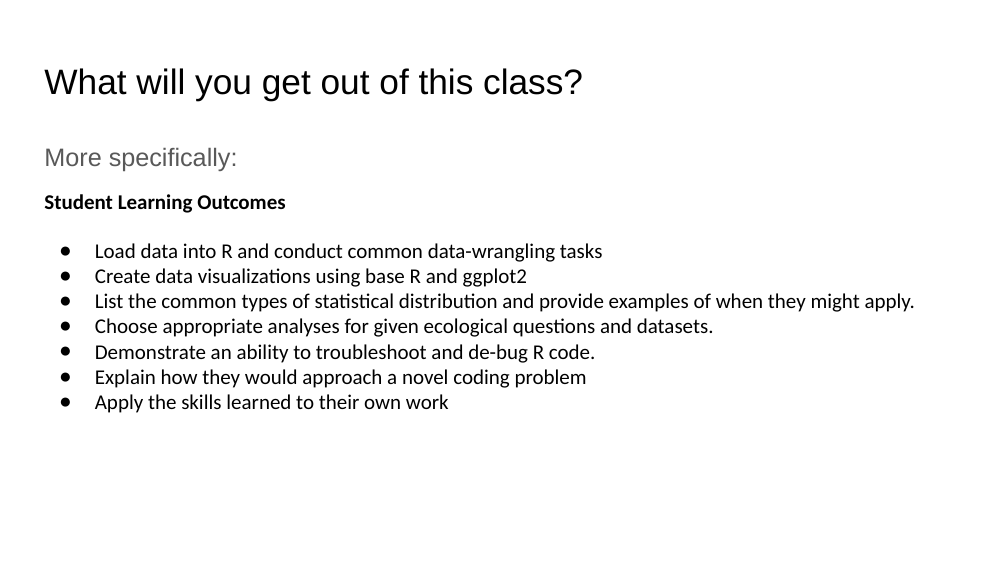
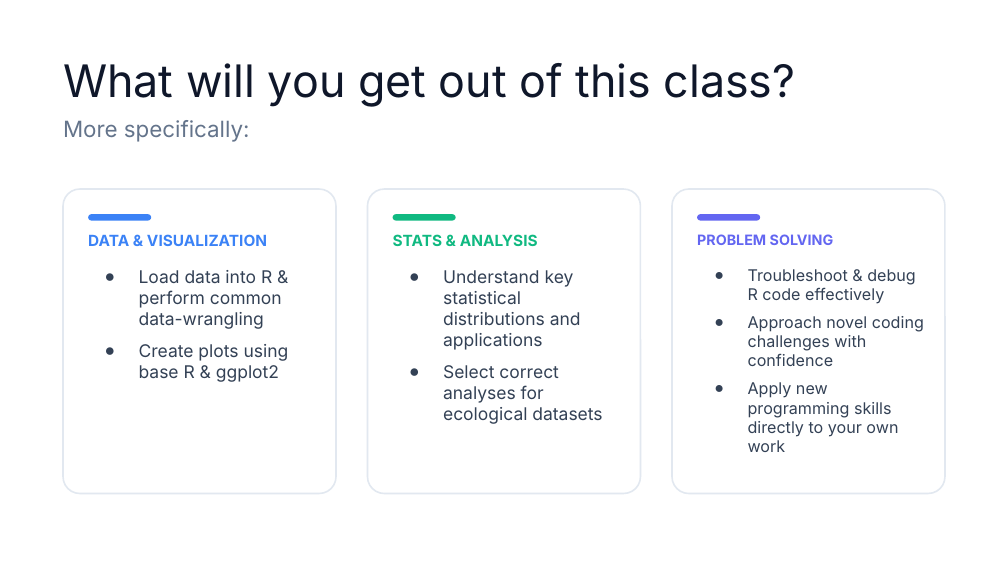
Before and after one commit to bmaitner/biometry_course, a slide deck: slide 10 of lectures/Lecture_01_course_introduction.pptx. Drawn at 1008x567 pixels with LibreOffice and Linux fonts; fonts in the diff are those of the drawing. Boxes give left, top, right and bottom in pixels: in the first picture for what was removed or moved away, otherwise in the second. Text is boxed around its words. In the diff, an @@ line names an element or a change of style, - is before the commit and + after.

```diff
--- a/lectures/Lecture_01_course_introduction.pptx
+++ b/lectures/Lecture_01_course_introduction.pptx
@@ text "What will you get out ...": place and size @@
-text "What will you get out ..." at <box>44,68,583,100</box>
+text "What will you get out ..." at <box>63,63,796,142</box>
@@ text at <box>63,63,796,107</box>: size 25.2 to 32 pt, font Arial to Inter, text colour #000000 to #0F172A in "What will you get out of this ..." @@
@@ text removed at <box>44,147,915,413</box> @@
-More specifically:
-Student Learning Outcomes
-● Load data into R and conduct common data-wrangling tasks
-● Create data visualizations using base R and ggplot2
-● List the common types of statistical distribution and provide examples of when they might apply.
-● Choose appropriate analyses for given ecological questions and datasets.
-● Demonstrate an ability to troubleshoot and de-bug R code.
-● Explain how they would approach a novel coding problem
-● Apply the skills learned to their own work
@@ text at <box>63,120,250,142</box>: paragraph added @@
+More specifically:
@@ rounded rectangle added at <box>62,190,336,494</box>, fill #FFFFFF, outline #E2E8F0 1.13 pt @@
@@ rounded rectangle added at <box>368,190,641,494</box>, fill #FFFFFF, outline #E2E8F0 1.13 pt @@
@@ rounded rectangle added at <box>672,190,946,494</box>, fill #FFFFFF, outline #E2E8F0 1.13 pt @@
@@ text added at <box>88,234,289,382</box>, 12.5 pt, text #334155 @@
+DATA & VISUALIZATION
+● Load data into R & perform common data-wrangling
+● Create plots using base R & ggplot2
@@ rounded rectangle added at <box>89,214,151,220</box>, fill #3B82F6 @@
@@ rounded rectangle added at <box>393,214,456,220</box>, fill #10B981 @@
@@ text added at <box>393,234,602,424</box>, 12.5 pt, text #334155 @@
+STATS & ANALYSIS
+● Understand key statistical distributions and applications
+● Select correct analyses for ecological datasets
@@ text added at <box>697,234,924,452</box>, 11.6 pt, text #334155 @@
+PROBLEM SOLVING
+● Troubleshoot & debug R code effectively
+● Approach novel coding challenges with confidence
+● Apply new programming skills directly to your own work
@@ rounded rectangle added at <box>698,214,760,220</box>, fill #6366F1 @@
```
Also in this commit, not shown: 4 other slides changed, 1 other file.
